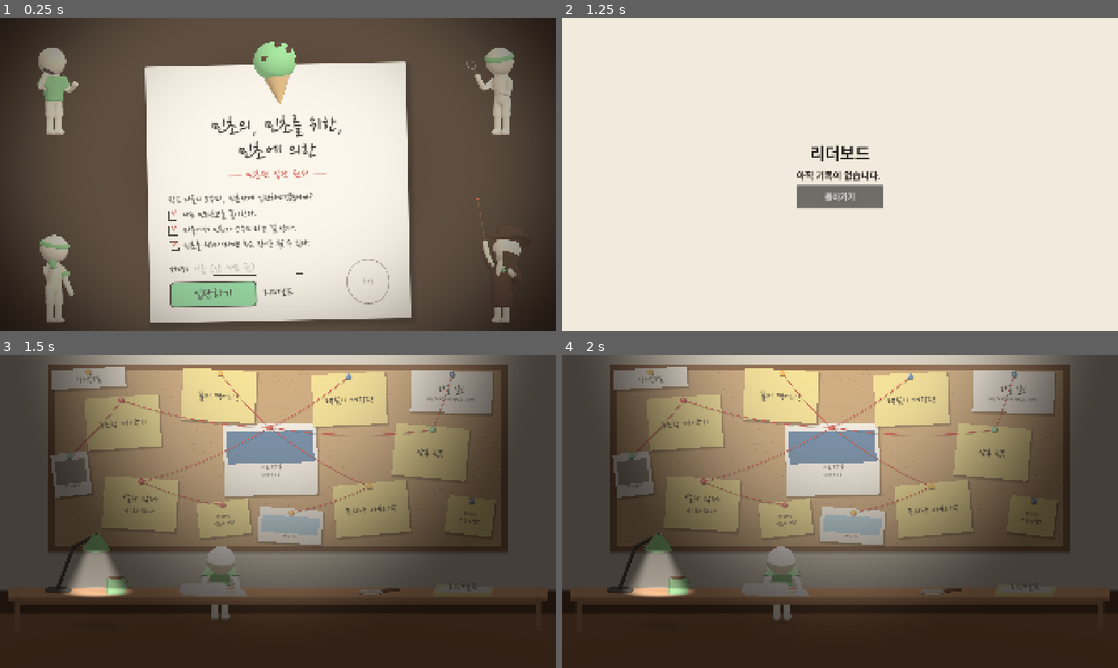
Above: before the commit, frames 1-4 (two rows, left to right).
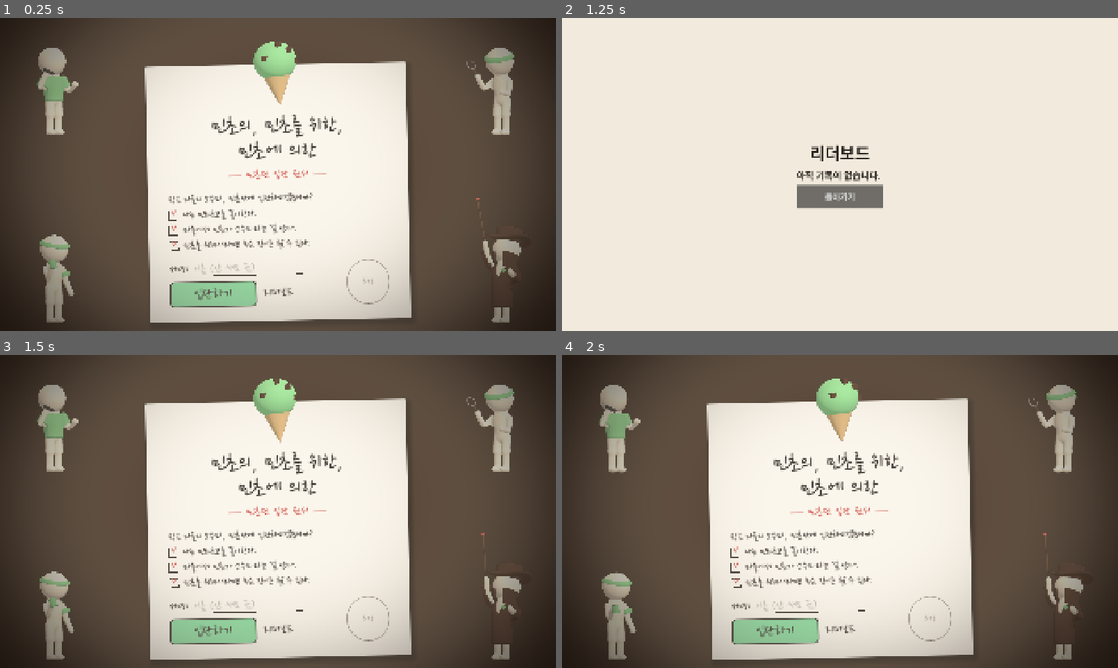
Above: after the commit, the same moments.

Repository: hahaha13791/mincho-game
Game: Godot game, scene res://main/title.tscn
The game is run twice, just before and just after one commit, with the same random seed, the same clock (stepped at 60 frames per second) and the same inputs.
Inputs:
- Up to frame 1 (0.25 s): no input
- Up to frame 2 (1.25 s): click "리더보드" at 0.5 s
- Up to frame 3 (1.5 s): click "돌아가기" at 1.25 s
- Up to frame 4 (2 s): no input

Frames 1-2 are identical in both runs. In frame 3, 72% of the frame differs, in the area x 0-100%, y 0-100%; in frame 4, 72%.

Commit message:
feat: 끝낸 미니게임 다시 하기, 작전본부실·타이틀 돌아가기 추가
- 다시 하면 마지막 등급으로 바꾸고 득표를 다시 계산
- 미니게임 중 오른쪽 위 '작전본부실로' 버튼, 작전본부실에 '타이틀로' 버튼
- 리더보드는 연 화면(타이틀·작전본부실)으로 돌아감

Co-Authored-By: Claude Opus 5.5 <noreply@anthropic.com>

Diff:
--- a/common/flow.gd
+++ b/common/flow.gd
@@ -5,6 +5,34 @@
 const HUB_SCENE: String = "res://main/hub.tscn"
 const FINAL_SCENE: String = "res://main/final_count.tscn"
 const LEADERBOARD_SCENE: String = "res://main/leaderboard.tscn"
+const MINIGAMES_DIR: String = "res://minigames/"
+
+var leaderboard_from: String = "" # 리더보드를 연 화면. 돌아가기가 여기로 간다
+var _back: Button # 미니게임 중에만 보이는 '작전본부실로' 버튼
+
+
+func _ready() -> void:
+	process_mode = Node.PROCESS_MODE_ALWAYS
+	var layer: CanvasLayer = CanvasLayer.new()
+	layer.layer = 50 # 튜토리얼·결과 화면 위, 자동 복귀 안내 아래
+	add_child(layer)
+	_back = Button.new()
+	_back.text = "작전본부실로"
+	_back.focus_mode = Control.FOCUS_NONE # Space·Enter는 게임 조작이라 이 버튼이 먹지 않게
+	_back.set_anchors_preset(Control.PRESET_TOP_RIGHT)
+	_back.grow_horizontal = Control.GROW_DIRECTION_BEGIN
+	_back.offset_left = -40.0 # 오른쪽 위 HUD 글자 아래. 글자 길이만큼 왼쪽으로 자란다
+	_back.offset_right = -40.0
+	_back.offset_top = 110.0
+	_back.offset_bottom = 110.0
+	_back.pressed.connect(go_hub)
+	_back.hide()
+	layer.add_child(_back)
+
+
+func _process(_delta: float) -> void:
+	var scene: Node = get_tree().current_scene
+	_back.visible = scene != null and scene.scene_file_path.begins_with(MINIGAMES_DIR)
 
 
 func go_title() -> void:
@@ -26,4 +54,6 @@
 
 
 func go_leaderboard() -> void:
+	var scene: Node = get_tree().current_scene
+	leaderboard_from = scene.scene_file_path if scene != null else ""
 	get_tree().change_scene_to_file(LEADERBOARD_SCENE)
--- a/common/game_state.gd
+++ b/common/game_state.gd
@@ -29,17 +29,19 @@
 	return grades.has(id)
 
 
-## 미니게임당 1회만 반영한다. 이미 끝낸 id는 무시하고 false를 반환한다.
+## 다시 하면 마지막 등급으로 바꾸고 득표를 등급 전체에서 다시 계산한다. 처음 끝낸 미니게임이면 true.
 func submit_result(id: StringName, rank: Grade.Rank) -> bool:
-	if is_done(id):
-		return false
+	var first: bool = not is_done(id)
 	grades[id] = rank
-	mincho_percent = clampf(mincho_percent + config.vote_delta[rank], 0.0, 100.0)
+	var sum: float = config.start_mincho_percent
+	for r: Grade.Rank in grades.values():
+		sum += config.vote_delta[r]
+	mincho_percent = clampf(sum, 0.0, 100.0)
 	vote_changed.emit(mincho_percent)
 	minigame_finished.emit(id, rank)
-	if grades.size() >= MINIGAME_COUNT:
+	if first and grades.size() >= MINIGAME_COUNT:
 		all_finished.emit()
-	return true
+	return first
 
 
 func total_score() -> int:
--- a/main/hub.gd
+++ b/main/hub.gd
@@ -78,9 +78,8 @@
 		if GameState.is_done(entry.id):
 			var rank: Grade.Rank = GameState.grades[entry.id]
 			memo.set_stamp(Grade.NAMES[rank], _rank_color(rank))
-		else:
-			memo.make_clickable()
-			memo.pressed.connect(Flow.start.bind(entry))
+		memo.make_clickable() # 끝낸 작전도 다시 할 수 있다
+		memo.pressed.connect(Flow.start.bind(entry))
 		_memos[entry.id] = memo
 
 	_strings = Control.new() # 빨간 실과 핀 머리. 메모 위에 그린다
@@ -202,6 +201,13 @@
 	board.reset_size()
 	board.position = desk.folder_screen_pos() - board.size / 2.0 + Vector2(0, -18)
 	board.pressed.connect(Flow.go_leaderboard)
+	var title: Button = Button.new() # 타이틀로: 같은 손글씨 버튼을 리더보드 옆에
+	title.theme_type_variation = &"HandButton"
+	title.text = "타이틀로"
+	add_child(title)
+	title.reset_size()
+	title.position = board.position + Vector2(board.size.x + 30, 0)
+	title.pressed.connect(Flow.go_title)
 
 
 # 비밀 장소 조명: 화면 전체에 어둠을 깔고 천장 조명·책상 스탠드 빛만 남기는 덮개(hub/hub_light.gdshader)
--- a/main/leaderboard.gd
+++ b/main/leaderboard.gd
@@ -38,10 +38,10 @@
 	back.custom_minimum_size = Vector2(300, 80)
 	back.size_flags_horizontal = Control.SIZE_SHRINK_CENTER
 	back.pressed.connect(func() -> void:
-		# 방금 등록하고 온 사람은 다음 방문자를 위해 타이틀로, 허브에서 보러 온 사람은 허브로
+		# 방금 등록하고 온 사람은 다음 방문자를 위해 타이틀로, 아니면 열었던 화면(타이틀·작전본부실)으로
 		var registered: bool = Leaderboard.highlight_id != -1
 		Leaderboard.highlight_id = -1
-		Flow.go_title() if registered else Flow.go_hub())
+		Flow.go_title() if registered or Flow.leaderboard_from != Flow.HUB_SCENE else Flow.go_hub())
 	box.add_child(back)
 
 
Not shown, changed: .claude/CLAUDE.md
Not shown, changed: docs/기획서.md
